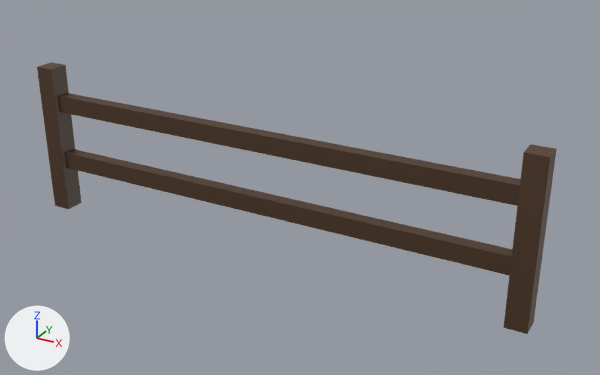
One commit to the glTF model assets/models/ranch_fence.glb: the scene before it, then after it.
One viewpoint serves both versions: a camera (50 mm lens) standing at (3.0, -4.86, 3.08) and looking at (0.28, 0.1, 0.6). Lighting does not change. The marker at lower left points along +X, +Y and +Z. The picture after the commit comes second. Vertices at exactly the same position are counted once.

Objects in the first picture: 'prop'.
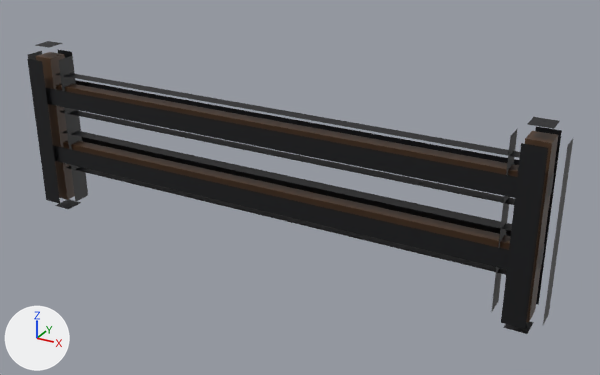
Changed parts and their boxes (x1, y1, x2, y2) in the pictures (600 x 375 px; the box of a moved part takes in the faces that stretch with it):
```json
{"object": "prop", "change": "reshaped", "before": [37, 62, 556, 334], "after": [27, 41, 573, 334], "on screen": "8% taller"}
{"part": 1, "of": "me_prop", "change": "added", "after": [36, 52, 75, 200]}
{"part": 2, "of": "me_prop", "change": "added", "after": [525, 131, 558, 322]}
{"part": 3, "of": "me_prop", "change": "added", "after": [63, 141, 511, 250]}
{"part": 4, "of": "me_prop", "change": "added", "after": [56, 84, 519, 177]}
{"part": 5, "of": "me_prop", "change": "moved or reshaped", "before": [37, 62, 556, 334], "after": [27, 41, 573, 329]}
{"part": 6, "of": "me_prop", "change": "recoloured", "after": [55, 110, 534, 334]}
```

The change, as JSON lines over the scene's bpy script:
```json
{"block": "me_prop", "where": "# used by ob_prop; location = (0.0, 0.0, 0.0)"}
{"op": "remove", "block": "me_prop", "code": "me_prop.from_pydata(...)  # 32 vertices, 48 faces; spans x -2.08..2.08, y -0.08..0.08, z 0.0..1.25"}
{"op": "add", "block": "me_prop", "code": "me_prop.from_pydata(...)  # 128 vertices, 96 faces; spans x -2.17..2.17, y -0.17..0.17, z 0.0..1.43"}
{"block": "me_prop", "change": "me_prop part 1: a new loose piece, a box spanning x -2.08..-1.92, y -0.08..0.08, z 0.09..1.34, in mat_defaultmaterial"}
{"block": "me_prop", "change": "me_prop part 2: a new loose piece, a box spanning x 1.92..2.08, y -0.08..0.08, z 0.09..1.34, in mat_defaultmaterial"}
{"block": "me_prop", "change": "me_prop part 3: a new loose piece, a box spanning x -2.0..2.0, y -0.05..0.05, z 0.47..0.61, in mat_defaultmaterial"}
{"block": "me_prop", "change": "me_prop part 4: a new loose piece, a box spanning x -2.0..2.0, y -0.05..0.05, z 0.97..1.11, in mat_defaultmaterial"}
{"block": "me_prop", "change": "me_prop part 5"}
{"block": "me_prop", "change": "16 vertices are removed from x -2.08..2.08, y -0.08..0.08, z 0.52..1.25"}
{"block": "me_prop", "change": "48 faces are deleted"}
{"block": "me_prop", "change": "48 vertices are added at x -2.17..2.17, y -0.17..0.17, z 0.09..1.43"}
{"block": "me_prop", "change": "16 new vertices lie (0.0, 0.0, 1.25) away from vertices in x -2.17..2.17, y -0.17..0.17, z 0.09"}
{"block": "me_prop", "change": "16 new vertices lie (0.0, 0.0, 0.14) away from vertices in x -2.09..2.09, y -0.14..0.14, z 0.47..0.97"}
{"block": "me_prop", "change": "48 new faces join them"}
{"block": "me_prop", "change": "me_prop part 6: 8 kept faces spanning x -2.08..2.08, y -0.08..0.08, z 0.0..0.88 get new vertex colours; the middle colour goes from brown #4b3422 to black #0d0e12"}
```
